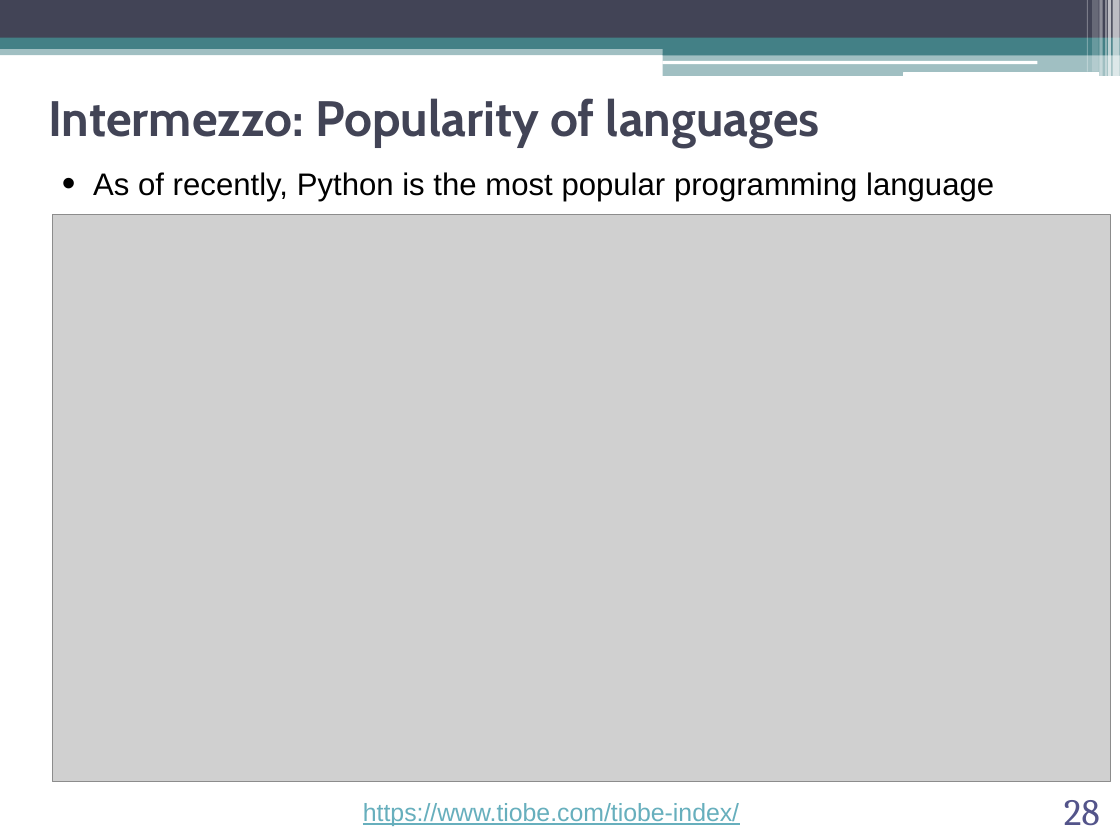
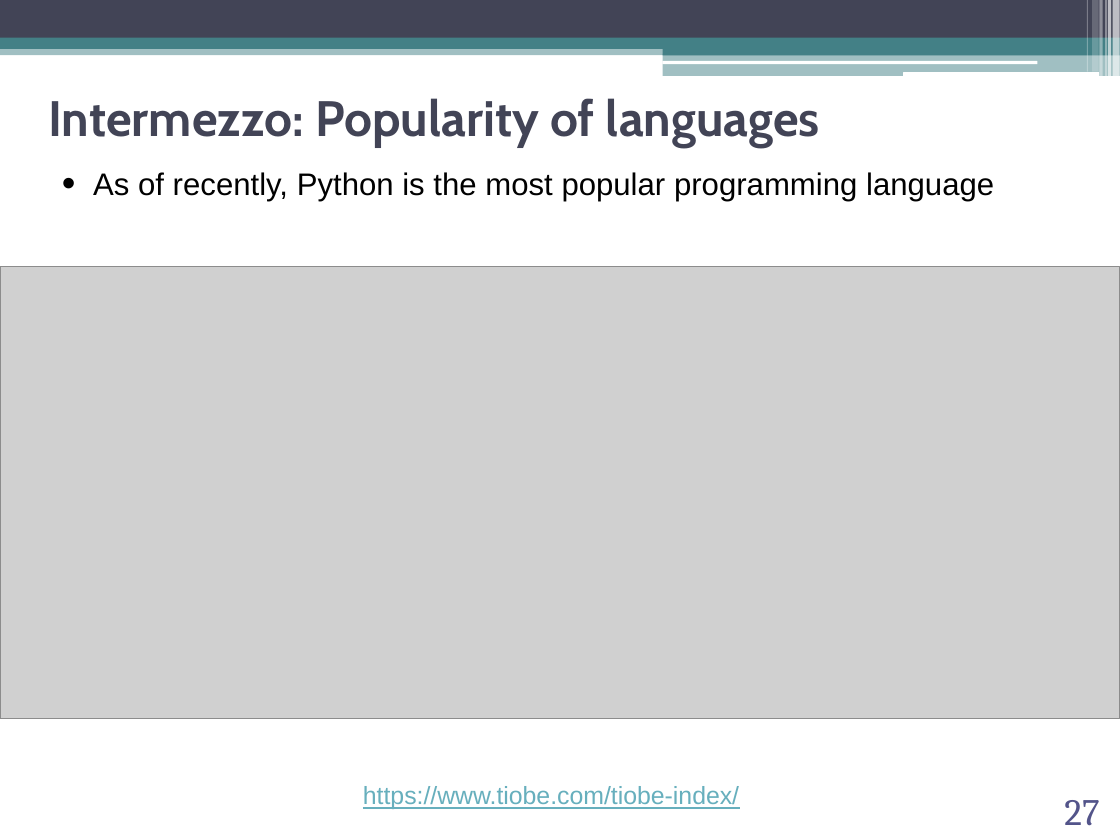
Before and after one commit to abilandz/PH8124, a slide deck: slide 27 of Lecture_1/ABilandzic_PH8124_SS2023.pptx (slide 28 before the commit). Drawn at 1120x840 pixels with LibreOffice and Linux fonts; fonts in the diff are those of the drawing; grey boxes stand for pictures; background and template pictures are left out. Boxes give left, top, right and bottom in pixels: in the first picture for what was removed or moved away, otherwise in the second. Text is boxed around its words. In the diff, an @@ line names an element or a change of style, - is before the commit and + after.

```diff
--- a/Lecture_1/ABilandzic_PH8124_SS2023.pptx
+++ b/Lecture_1/ABilandzic_PH8124_SS2023.pptx
@@ picture: place and size @@
-picture at bbox=[53, 215, 1111, 782]
+picture at bbox=[0, 267, 1120, 719]
@@ text "https://www.tiobe.com/tiobe-index/": place and size @@
-text "https://www.tiobe.com/tiobe-index/" at bbox=[363, 803, 739, 826]
+text "https://www.tiobe.com/tiobe-index/" at bbox=[363, 786, 739, 809]
@@ page number at bbox=[1064, 800, 1099, 826]: text changed @@
-28
+27
```
Also in this commit, not shown: 12 other slides changed, 1 slide removed, 3 other files.
